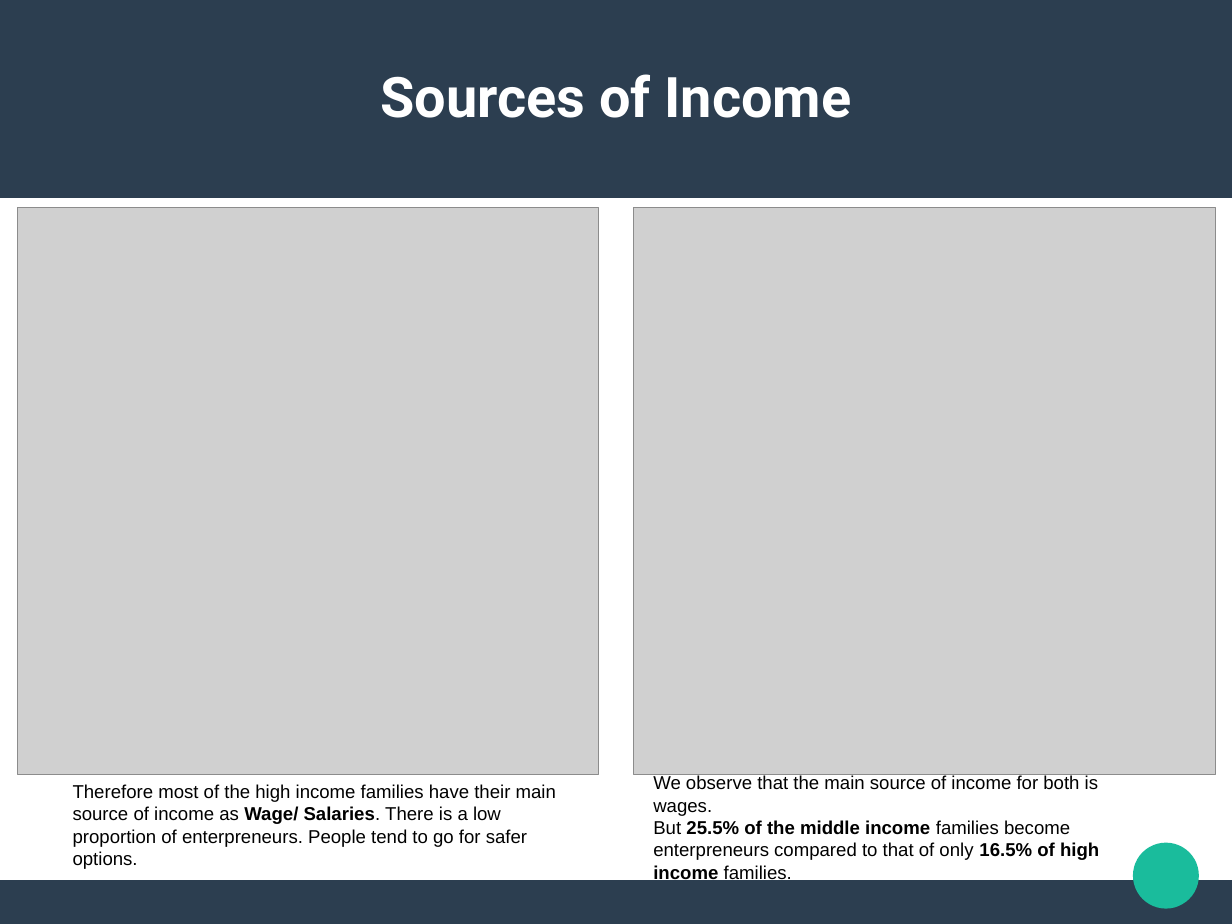
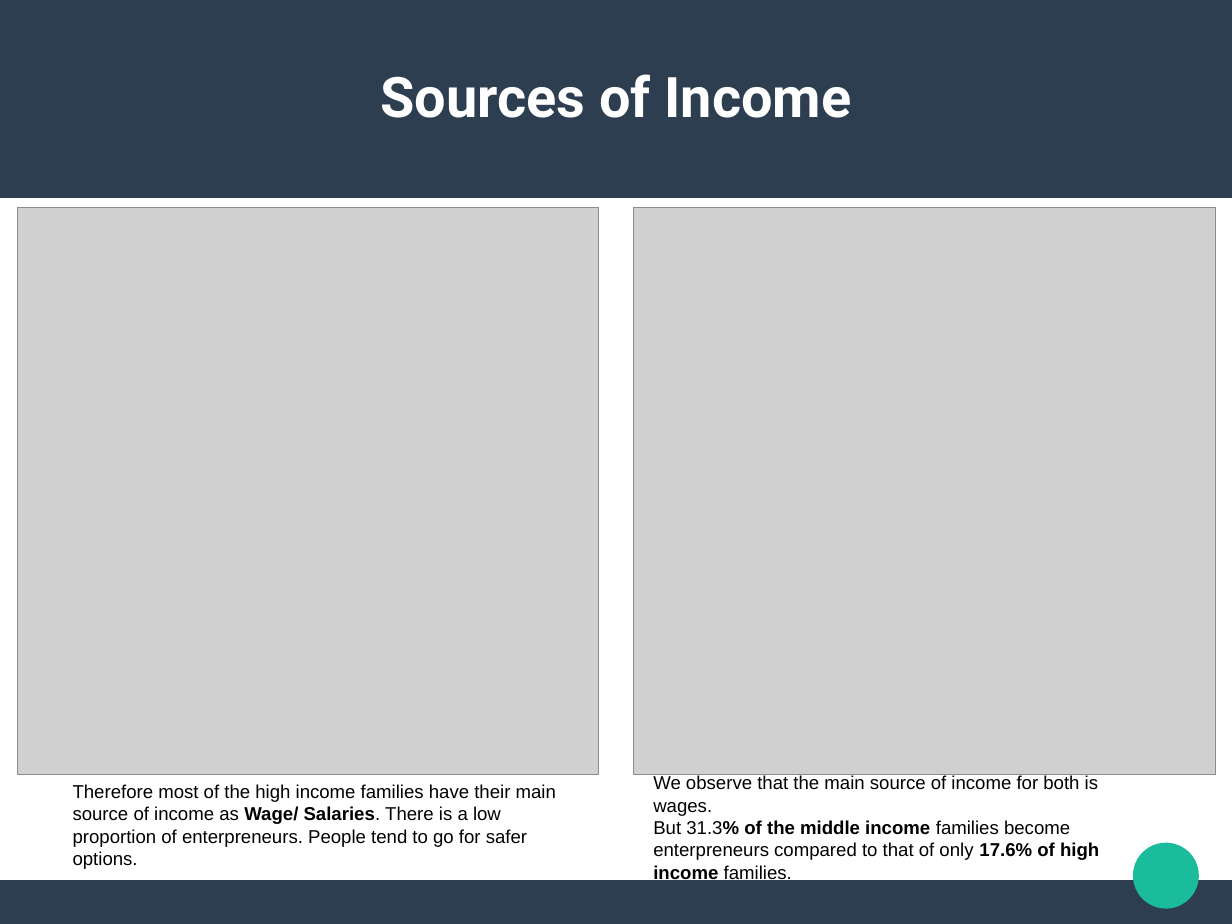
Before and after one commit to AshishShenoy/ids-project, a slide deck: slide 7 of project.odp. Drawn at 1232x924 pixels with LibreOffice and Linux fonts; fonts in the diff are those of the drawing; grey boxes stand for pictures. Boxes give left, top, right and bottom in pixels: in the first picture for what was removed or moved away, otherwise in the second. Text is boxed around its words. In the diff, an @@ line names an element or a change of style, - is before the commit and + after.

```diff
--- a/project.odp
+++ b/project.odp
@@ text at [653, 820, 1099, 883]: text changed @@
-But 25.5% of the middle income families become enterpreneurs compared to that of only 16.5% of high income families.
+But 31.3% of the middle income families become enterpreneurs compared to that of only 17.6% of high income families.
```
Also in this commit, not shown: 3 other slides changed, 3 other files.
